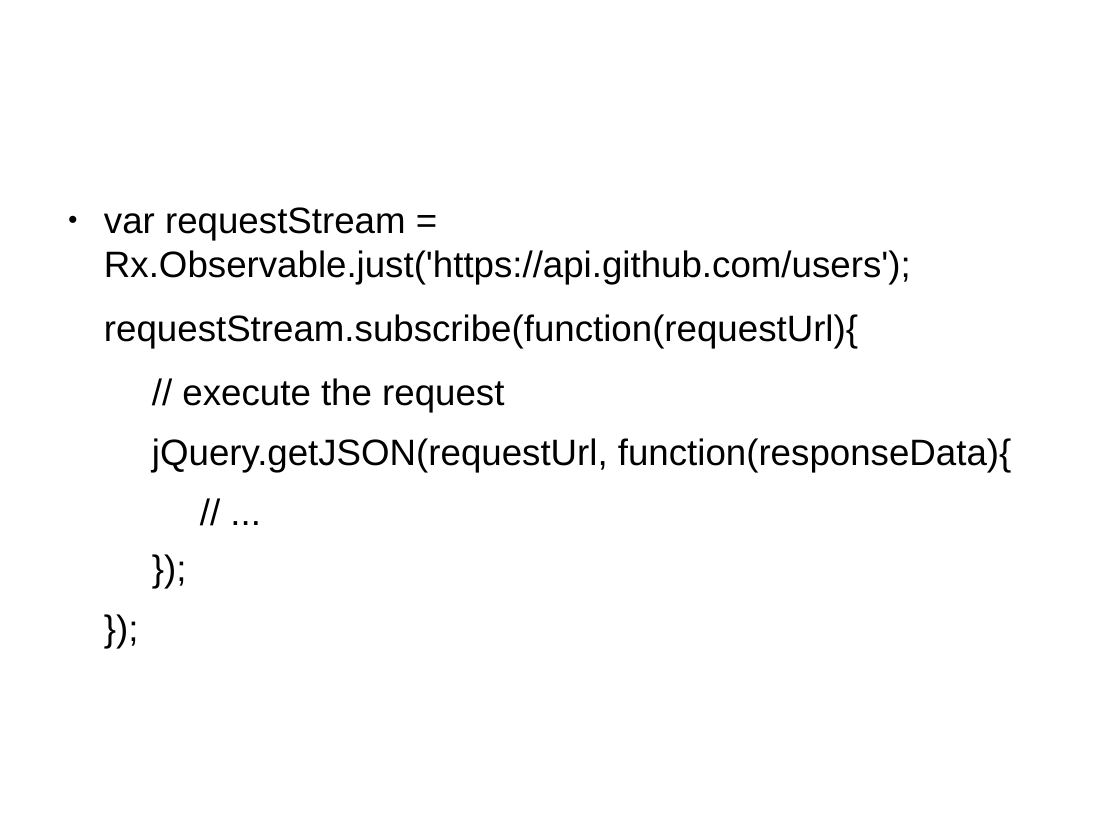
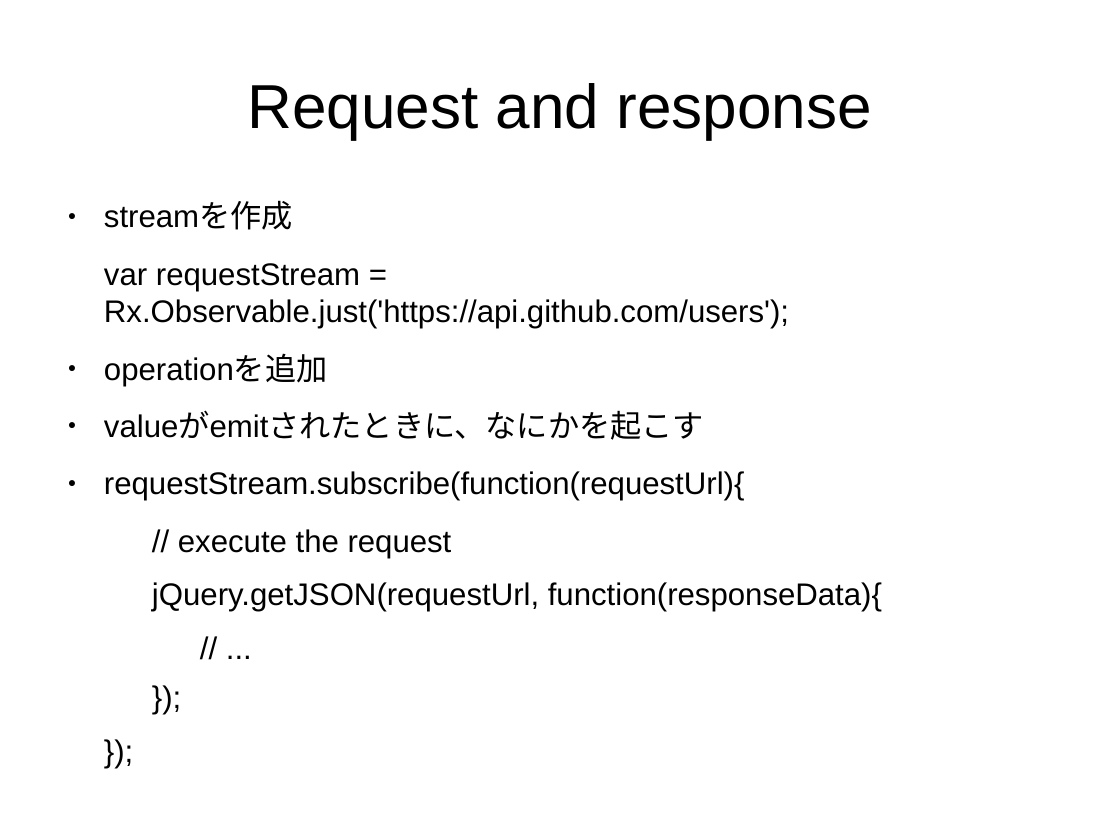
Before and after one commit to sallop/til, a slide deck: slide 16 of RxJS.odp (slide 11 before the commit). Drawn at 1120x840 pixels with LibreOffice and Linux fonts; fonts in the diff are those of the drawing. Boxes give left, top, right and bottom in pixels: in the first picture for what was removed or moved away, otherwise in the second. Text is boxed around its words. In the diff, an @@ line names an element or a change of style, - is before the commit and + after.

```diff
--- a/RxJS.odp
+++ b/RxJS.odp
@@ title added at bbox=[247, 83, 871, 139], 44 pt, text #000000 @@
+Request and response
@@ text at bbox=[104, 203, 293, 230]: paragraph added @@
+● streamを作成
@@ text at bbox=[104, 263, 882, 612]: size 26 to 22.1 pt in "var requestStream = Rx.Observable.just('https://api.github.c ...", "requestStream.subscribe(function(requestUrl){", "// execute the request", "jQuery.getJSON(requestUrl, function(responseData){" and 3 more places; bullet ● to none; bullet none to ● @@
@@ text at bbox=[104, 355, 703, 440]: paragraphs added @@
+● operationを追加
+● valueがemitされたときに、なにかを起こす
```
Also in this commit, not shown: 6 other slides changed, 15 slides added.
